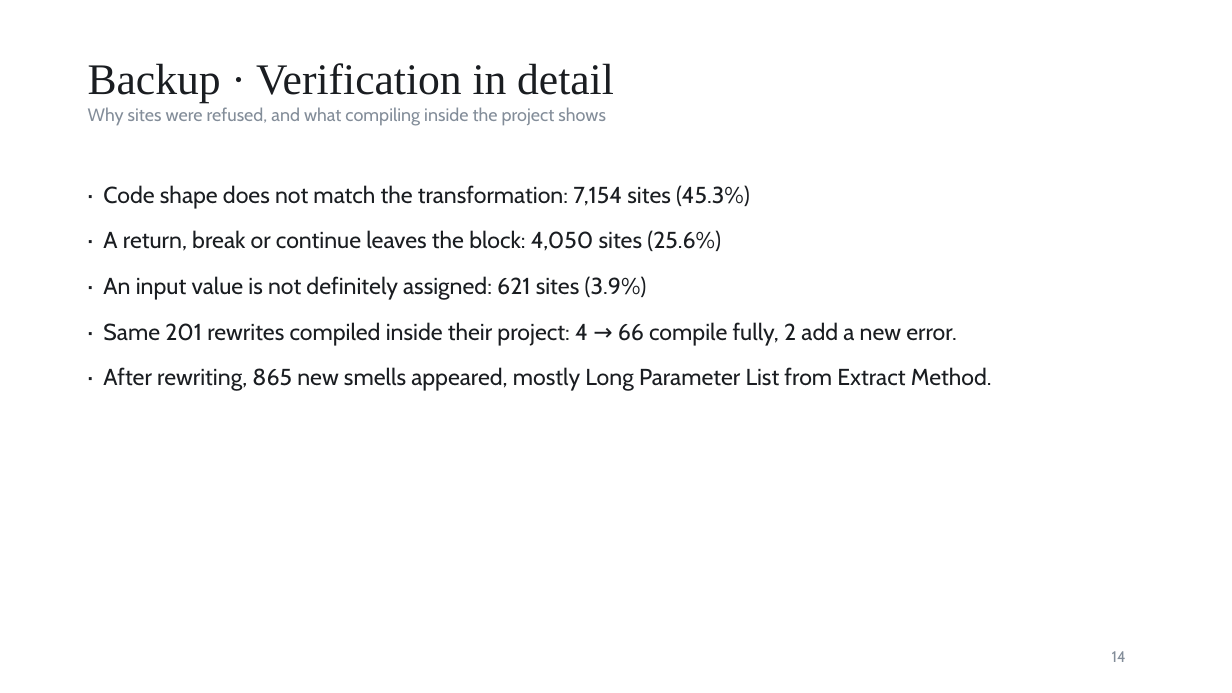
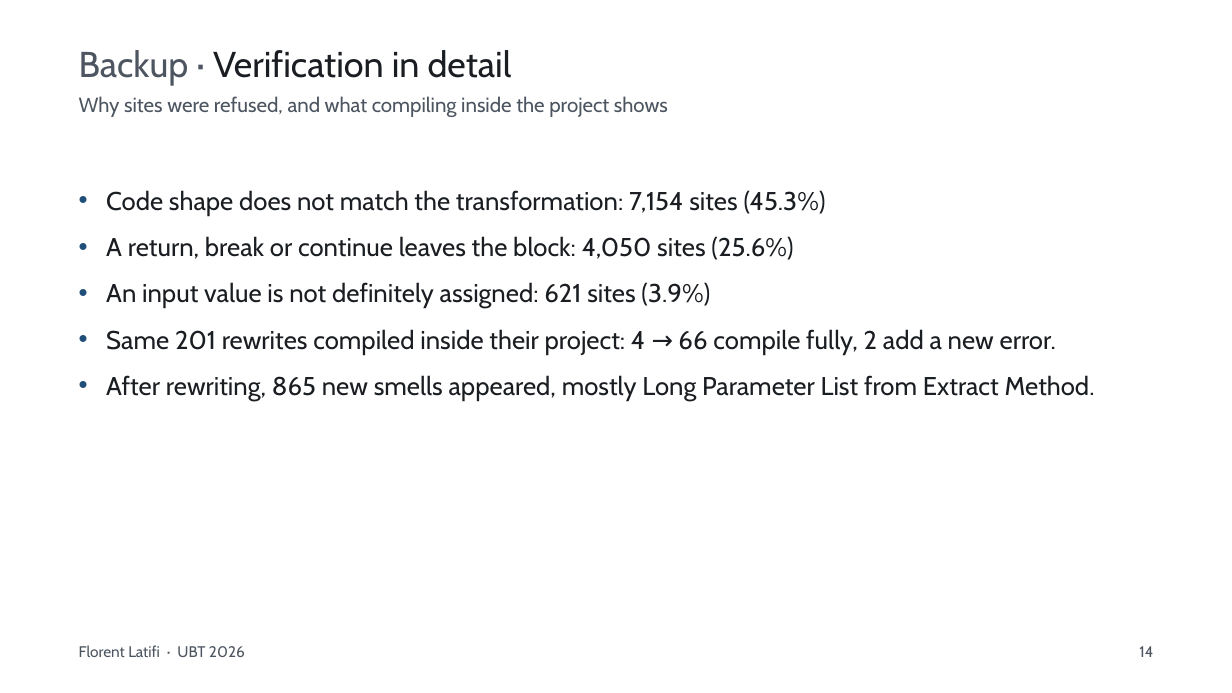
Before and after one commit to FlorentLatifi/Code-Smell-Detection-and-Refactoring-Recommendations, a slide deck: slide 14 of docs/konferenca/UBT2026_Florent_Latifi.pptx. Drawn at 1232x693 pixels with LibreOffice and Linux fonts; fonts in the diff are those of the drawing. Boxes give left, top, right and bottom in pixels: in the first picture for what was removed or moved away, otherwise in the second. Text is boxed around its words. In the diff, an @@ line names an element or a change of style, - is before the commit and + after.

```diff
--- a/docs/konferenca/UBT2026_Florent_Latifi.pptx
+++ b/docs/konferenca/UBT2026_Florent_Latifi.pptx
@@ text "Backup · Verification in detail" at <box>79,50,668,117</box>: size 34 to 28 pt, font Times New Roman to Cabin in "Backup · Verification in detail"; text colour #1A1D21 to #4C5560 in "Backup ·"; size 14 to 16 pt, text colour #838D99 to #4C5560 in "Why sites were refused, and what compiling ..."; more space between paragraphs @@
@@ text at <box>106,190,1095,400</box>: text changed; size 18 to 20 pt @@
-· Code shape does not match the transformation: 7,154 sites (45.3%)
-· A return, break or continue leaves the block: 4,050 sites (25.6%)
-· An input value is not definitely assigned: 621 sites (3.9%)
-· Same 201 rewrites compiled inside their project: 4 → 66 compile fully, 2 add a new error.
-· After rewriting, 865 new smells appeared, mostly Long Parameter List from Extract Method.
+• Code shape does not match the transformation: 7,154 sites (45.3%)
+• A return, break or continue leaves the block: 4,050 sites (25.6%)
+• An input value is not definitely assigned: 621 sites (3.9%)
+• Same 201 rewrites compiled inside their project: 4 → 66 compile fully, 2 add a new error.
+• After rewriting, 865 new smells appeared, mostly Long Parameter List from Extract Method.
@@ text added at <box>79,645,245,657</box>, 12 pt, text #4C5560 @@
+Florent Latifi · UBT 2026
@@ text "14": place and size @@
-text "14" at <box>1112,651,1126,662</box>
+text "14" at <box>1139,646,1153,657</box>
@@ text "14" at <box>1139,646,1153,657</box>: text colour #838D99 to #4C5560; alignment left to right @@
```
Also in this commit, not shown: 13 other slides changed, 2 slides added, 2 slides removed, 3 other files.
